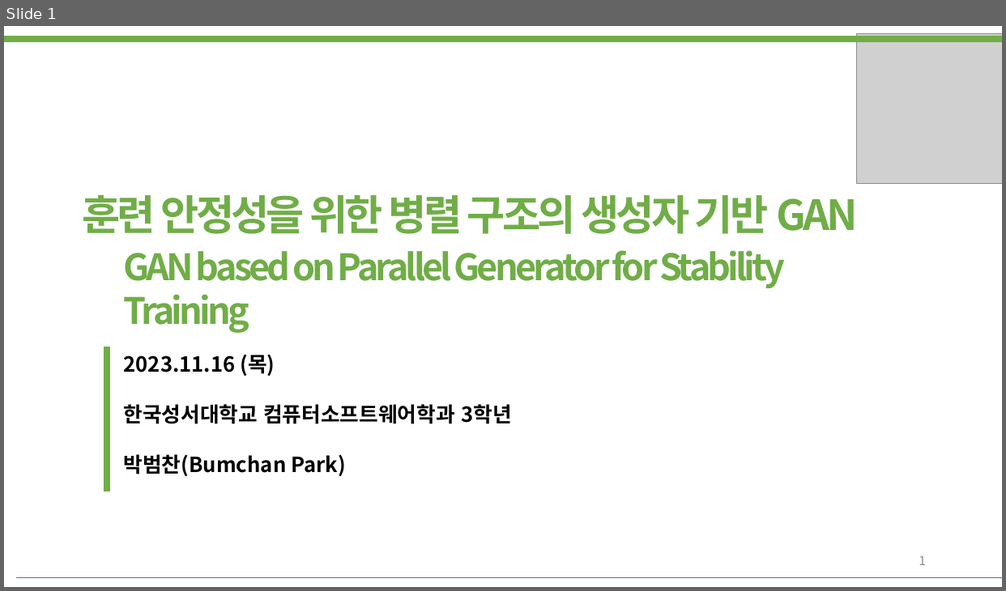
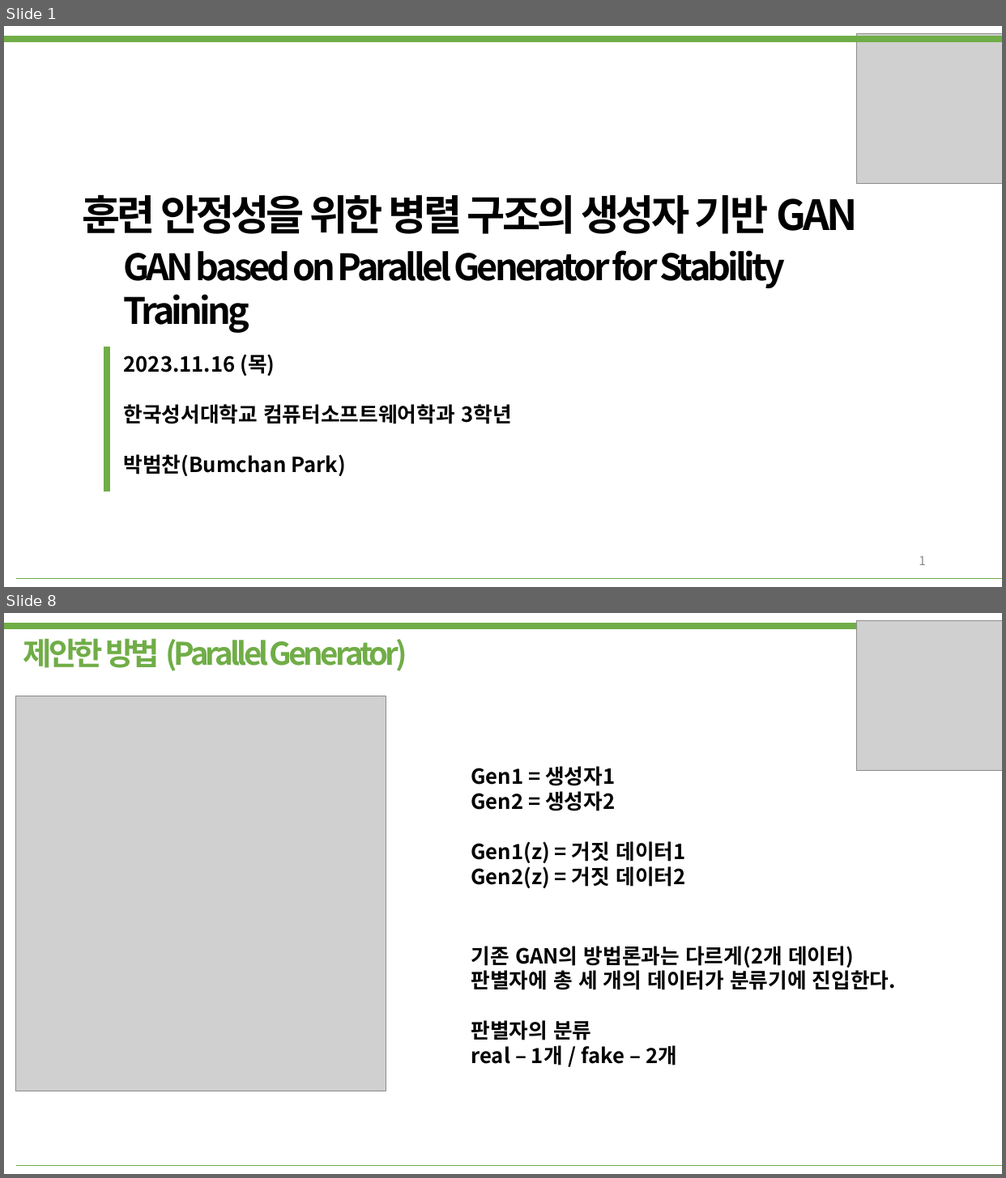
Before and after one commit to bumcoding/GAN_Indicators, a slide deck: 발표자료.pptx. Shown one above the other, each under a label of ours: slide 1 before the commit, slides 1 and 8 after it; the slides between them are not shown. The pictures are 1006x591 and 1006x1178 pixels, drawn with LibreOffice and Linux fonts; fonts in the diff are those of the drawing; grey boxes stand for pictures. Boxes give left, top, right and bottom in pixels: in the first picture for what was removed or moved away, otherwise in the second. Text is boxed around its words. In the diff, an @@ line names an element or a change of style, - is before the commit and + after.

```diff
--- a/발표자료.pptx
+++ b/발표자료.pptx
@@ slide 8 added at <box>4,613,1002,1174</box>, background #FFFFFF @@
@@ line added from (4, 627) to (1002, 627), #70AD47 6 pt @@
@@ picture added at <box>857,621,1002,771</box> @@
@@ text added at <box>23,638,408,671</box>, 30 pt, text #70AD47, bold @@
+제안한 방법 (Parallel Generator)
@@ picture added at <box>16,696,386,1092</box> @@
@@ text added at <box>471,766,685,888</box>, 20 pt, text #000000, bold @@
+Gen1 = 생성자1
+Gen2 = 생성자2
+Gen1(z) = 거짓 데이터1
+Gen2(z) = 거짓 데이터2
@@ text added at <box>471,946,896,1066</box>, 20 pt, text #000000, bold @@
+기존 GAN의 방법론과는 다르게(2개 데이터)
+판별자에 총 세 개의 데이터가 분류기에 진입한다.
+판별자의 분류
+real – 1개 / fake – 2개
@@ line added from (16, 1165) to (1002, 1165), #70AD47 0.25 pt @@
@@ slide 1 changed as well @@
@@ text "훈련 안정성을 위한 병렬 구조의 ..." at <box>83,194,858,234</box>: text colour #70AD47 to #000000 @@
@@ text "GAN based on Parallel Generator ..." at <box>124,250,786,333</box>: text colour #70AD47 to #000000 @@
@@ line (16, 578) - (1002, 578): stroke #4472C4 0.25 pt to #70AD47 0.25 pt @@
```
Also in this commit, not shown: 11 other slides added, 1 slide removed, 3 other files.
